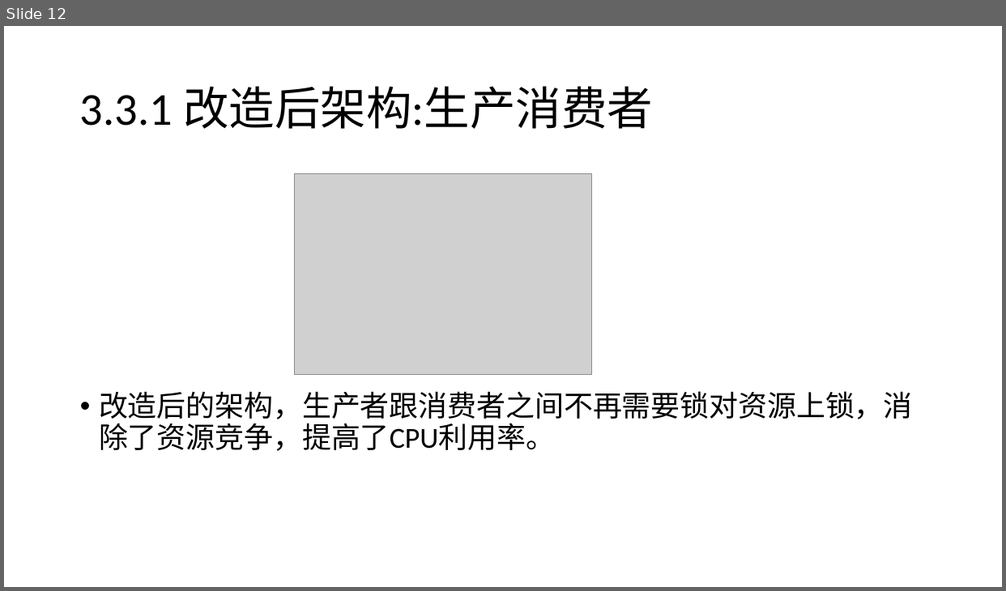
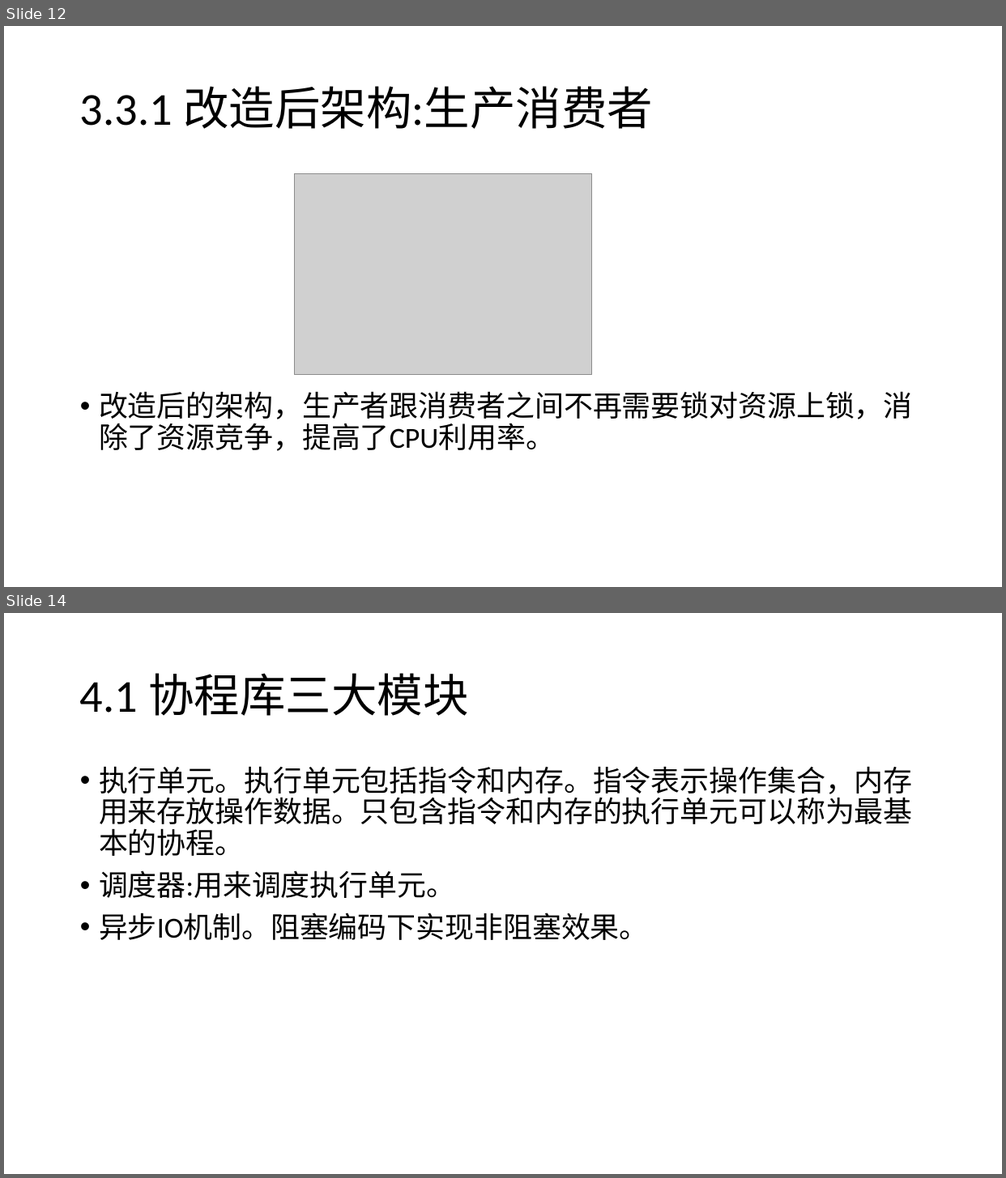
Before and after one commit to djpan0303/tech_paper, a slide deck: 协程/协程-潘东经.pptx. Shown one above the other, each under a label of ours: slide 12 before the commit, slides 12 and 14 after it; the slides between them are not shown. The pictures are 1006x591 and 1006x1178 pixels, drawn with LibreOffice and Linux fonts; fonts in the diff are those of the drawing; grey boxes stand for pictures. Boxes give left, top, right and bottom in pixels: in the first picture for what was removed or moved away, otherwise in the second. Text is boxed around its words. In the diff, an @@ line names an element or a change of style, - is before the commit and + after.

```diff
--- a/协程/协程-潘东经.pptx
+++ b/协程/协程-潘东经.pptx
@@ slide 14 added at (4,613,1002,1174), background #FFFFFF @@
@@ title added at (80,673,468,716), 44 pt, text #000000 @@
+4.1 协程库三大模块
@@ text added at (99,766,913,940), 28 pt, text #000000 @@
+• 执行单元。执行单元包括指令和内存。指令表示操作集合，内存用来存放操作数据。只包含指令和内存的执行单元可以称为最基本的协程。
+• 调度器:用来调度执行单元。
+• 异步IO机制。阻塞编码下实现非阻塞效果。
```
Also in this commit, not shown: 2 slides changed, 3 other slides added, 2 other files.
